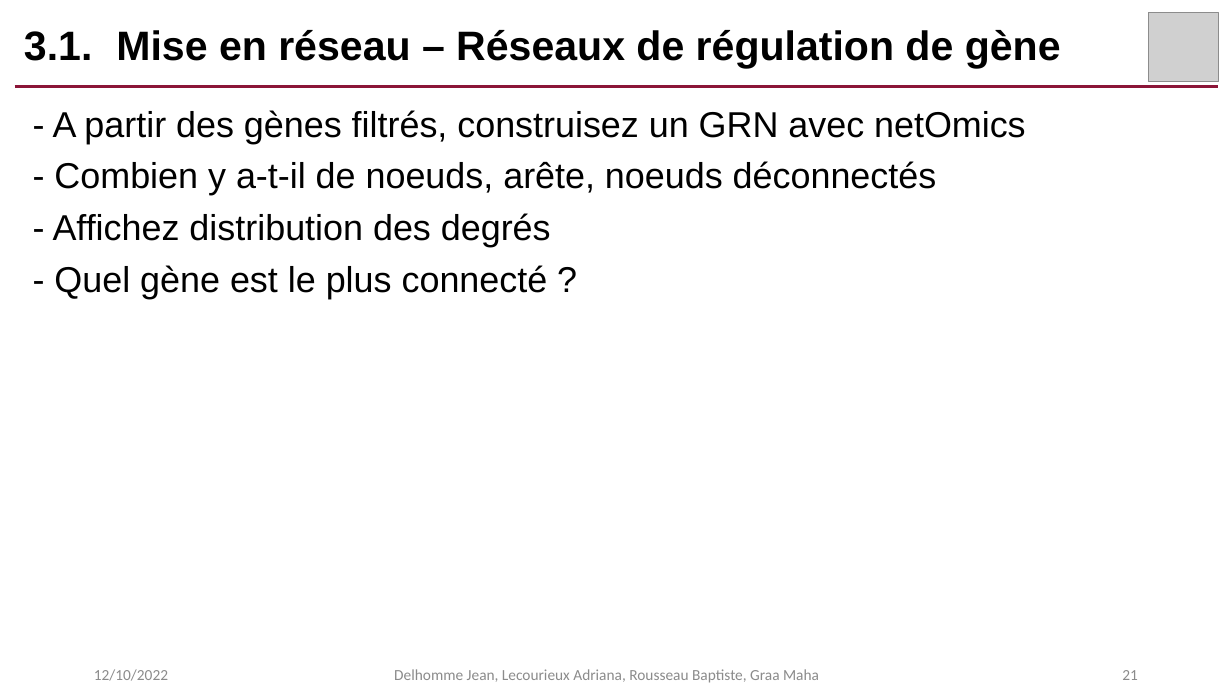
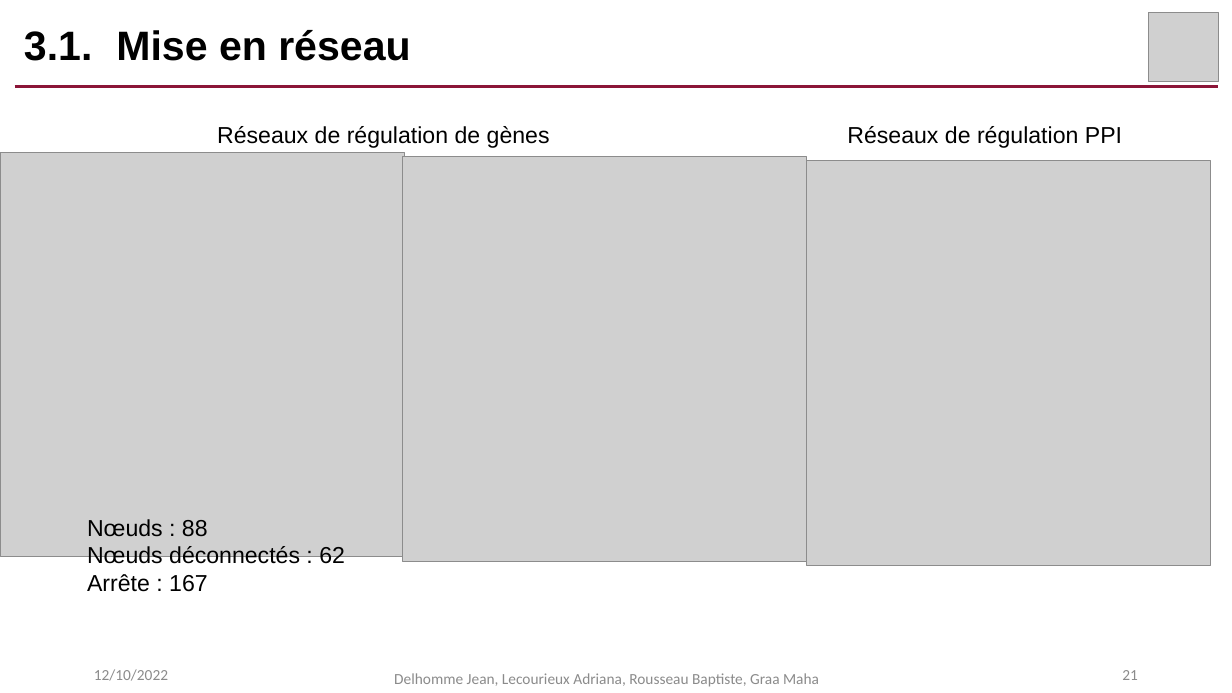
Before and after one commit to AdrianaLecourieux/multi_omics, a slide deck: slide 21 of presentation.pptx. Drawn at 1232x693 pixels with LibreOffice and Linux fonts; fonts in the diff are those of the drawing; grey boxes stand for pictures. Boxes give left, top, right and bottom in pixels: in the first picture for what was removed or moved away, otherwise in the second. Text is boxed around its words. In the diff, an @@ line names an element or a change of style, - is before the commit and + after.

```diff
--- a/presentation.pptx
+++ b/presentation.pptx
@@ title at (24,30,410,61): text changed @@
-3.1. Mise en réseau – Réseaux de régulation de gène
+3.1. Mise en réseau
@@ text removed at (53,110,1026,299) @@
-- A partir des gènes filtrés, construisez un GRN avec netOmics
-- Combien y a-t-il de noeuds, arête, noeuds déconnectés
-- Affichez distribution des degrés
-- Quel gène est le plus connecté ?
@@ text added at (217,126,550,148), 18 pt, text #000000 @@
+Réseaux de régulation de gènes
@@ text added at (847,126,1122,148), 18 pt, text #000000 @@
+Réseaux de régulation PPI
@@ picture added at (0,152,405,557) @@
@@ picture added at (402,157,807,562) @@
@@ picture added at (807,161,1212,566) @@
@@ text added at (87,519,345,592), 18 pt, text #000000 @@
+Nœuds : 88
+Nœuds déconnectés : 62
+Arrête : 167
@@ text "Delhomme Jean, Lecourieux Adriana, Rousseau ...": place and size @@
-text "Delhomme Jean, Lecourieux Adriana, Rousseau ..." at (394,669,819,683)
+text "Delhomme Jean, Lecourieux Adriana, Rousseau ..." at (394,673,819,687)
```
Also in this commit, not shown: 2 slides removed.
